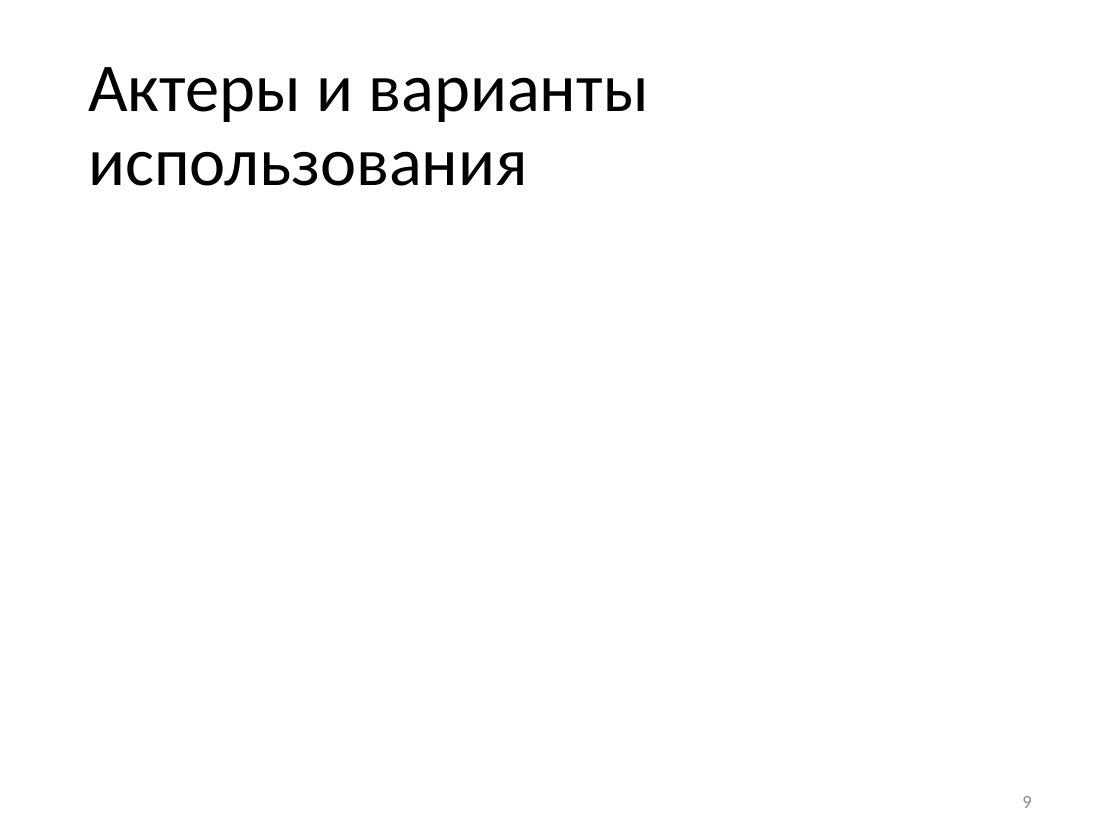
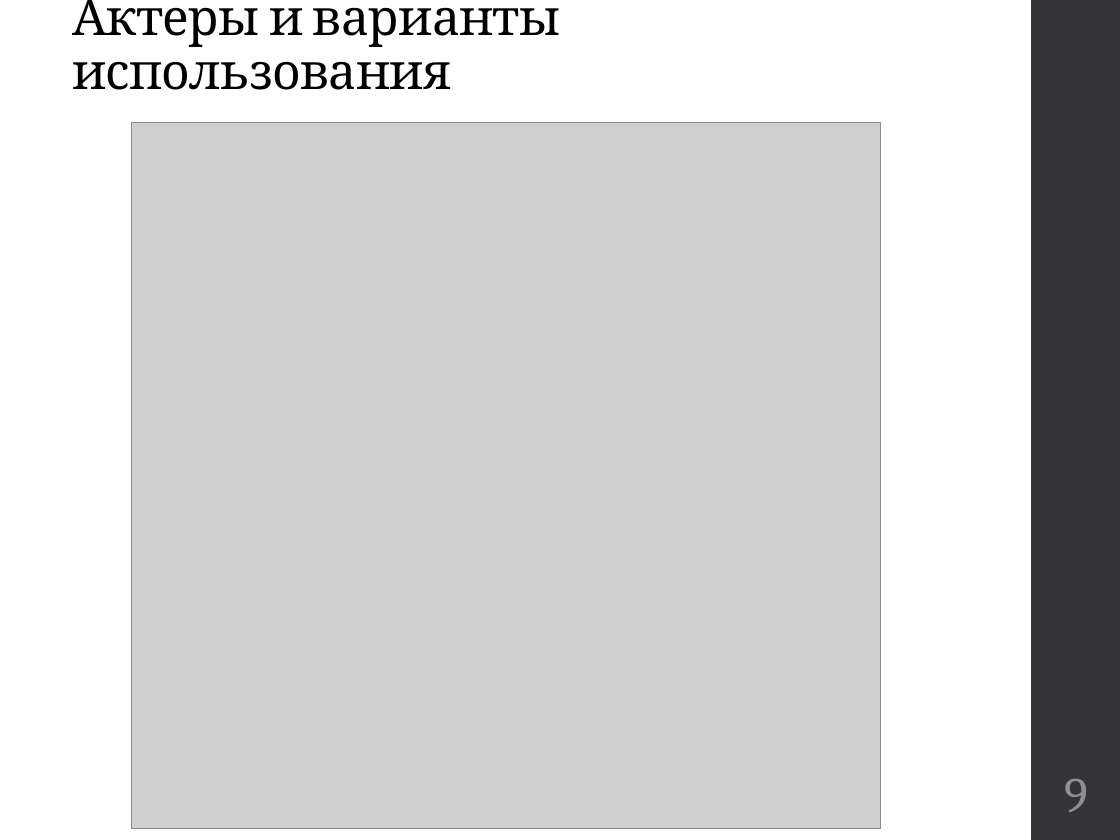
Before and after one commit to kwadraterry/diploma, a slide deck: slide 9 of Отчет/Доклад Неповинных.pptx. Drawn at 1120x840 pixels with LibreOffice and Linux fonts; fonts in the diff are those of the drawing; grey boxes stand for pictures. Boxes give left, top, right and bottom in pixels: in the first picture for what was removed or moved away, otherwise in the second. Text is boxed around its words. In the diff, an @@ line names an element or a change of style, - is before the commit and + after.

```diff
--- a/Отчет/Доклад Неповинных.pptx
+++ b/Отчет/Доклад Неповинных.pptx
@@ title "Актеры и варианты использования" moved from (x1=88, y1=67, x2=649, y2=186) to (x1=72, y1=0, x2=561, y2=90) @@
@@ title "Актеры и варианты использования" at (x1=72, y1=0, x2=561, y2=90): size 44 to 32 pt, font Calibri to Cambria, letter spacing 0 to -0.5 pt; vertical alignment middle to bottom @@
@@ rectangle added at (x1=1032, y1=0, x2=1120, y2=840), fill #353537 @@
@@ picture added at (x1=132, y1=122, x2=880, y2=829) @@
@@ page number moved from (x1=1022, y1=796, x2=1031, y2=808) to (x1=1064, y1=779, x2=1088, y2=812) @@
@@ page number at (x1=1064, y1=779, x2=1088, y2=812): size 12 to 32 pt, font Calibri to Cambria, text colour #8C8C8C to #8E8E94; alignment right to centre @@
```
Also in this commit, not shown: 10 other slides changed, 4 slides added, 4 slides removed, 1 other file.
